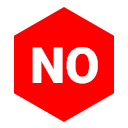
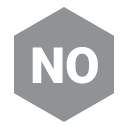
Before/after of a 128x128 layered artwork. What changed in the layer stack:
pixels changed over [14, 7, 114, 122] (layer not identified)
